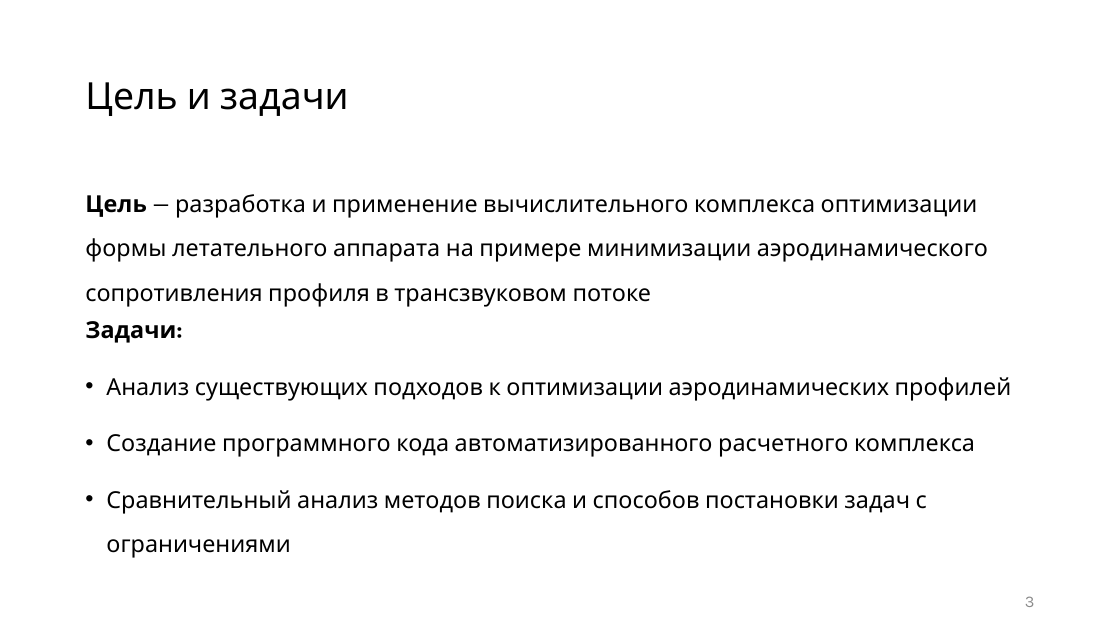
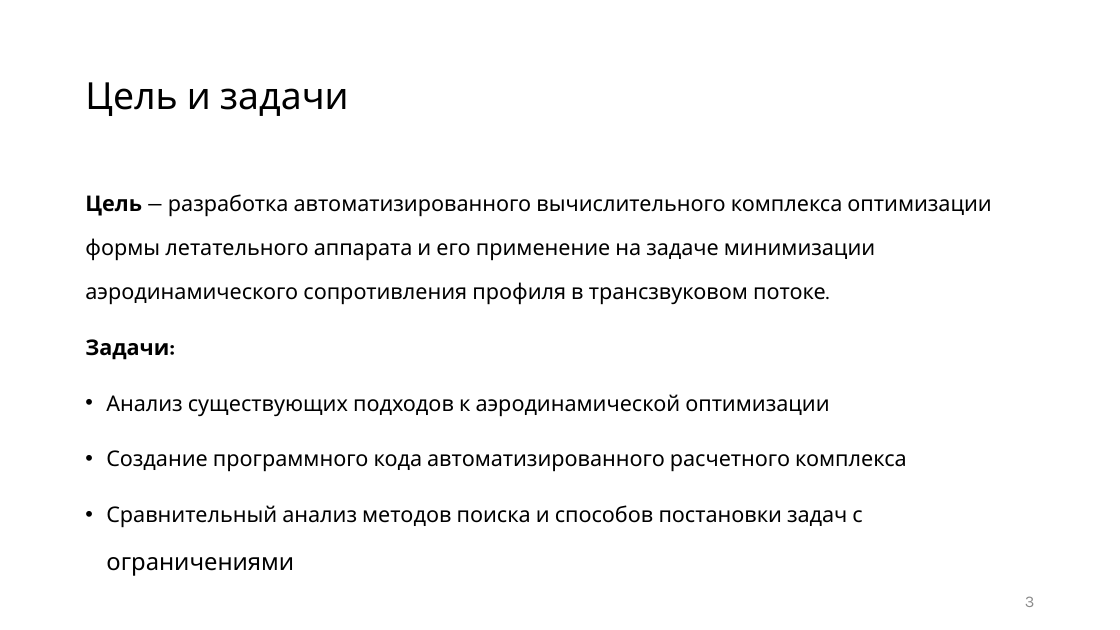
Before and after one commit to 737CMD/Diploma_bac, a slide deck: slide 3 of results/Тексты/Презентация_ВКР Черных.pptx. Drawn at 1120x630 pixels with LibreOffice and Linux fonts; fonts in the diff are those of the drawing; background and template pictures are left out. Boxes give left, top, right and bottom in pixels: in the first picture for what was removed or moved away, otherwise in the second. Text is boxed around its words. In the diff, an @@ line names an element or a change of style, - is before the commit and + after.

```diff
--- a/results/Тексты/Презентация_ВКР Черных.pptx
+++ b/results/Тексты/Презентация_ВКР Черных.pptx
@@ text at [85, 194, 991, 305]: text changed; size 20 to 18.5 pt @@
-Цель — разработка и применение вычислительного комплекса оптимизации формы летательного аппарата на примере минимизации аэродинамического сопротивления профиля в трансзвуковом потоке
+Цель — разработка автоматизированного вычислительного комплекса оптимизации формы летательного аппарата и его применение на задаче минимизации аэродинамического сопротивления профиля в трансзвуковом потоке.
@@ text at [85, 339, 907, 576]: size 20 to 18.5 pt in "Задачи:", "Создание программного кода автоматизированного расчетного ко ...", "Сравнительный анализ методов поиска и способов постановки ..."; size 20 to 20.4 pt in "ограничениями"; line spacing 0.9 to 1.7; line spacing 1.6 to 1.7 @@
@@ text at [106, 394, 829, 417]: text changed; size 20 to 18.5 pt @@
-• Анализ существующих подходов к оптимизации аэродинамических профилей
+• Анализ существующих подходов к аэродинамической оптимизации
```
Also in this commit, not shown: 7 other slides changed, 14 slides added, 4 slides removed, 10 other files.
